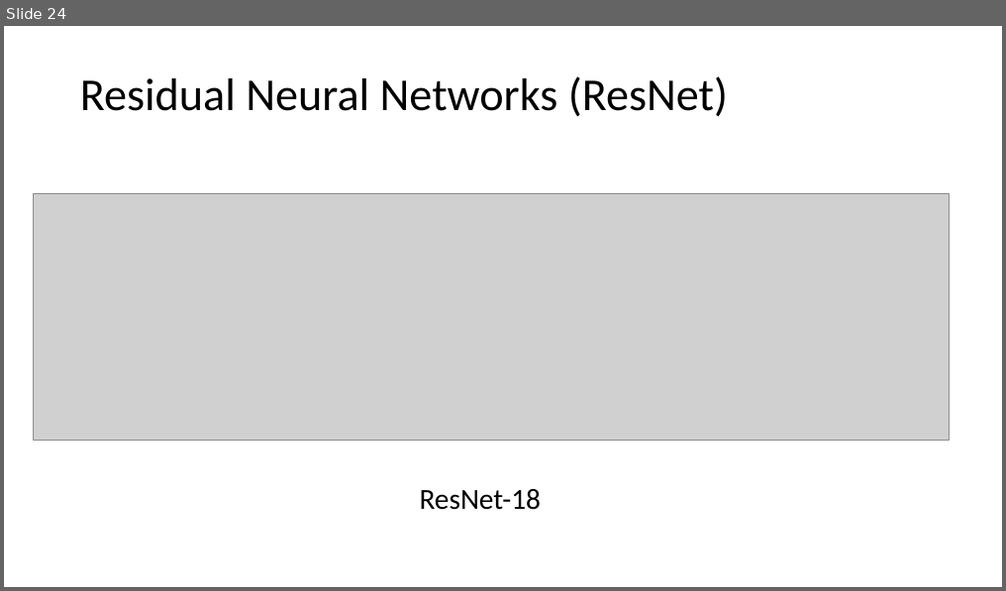
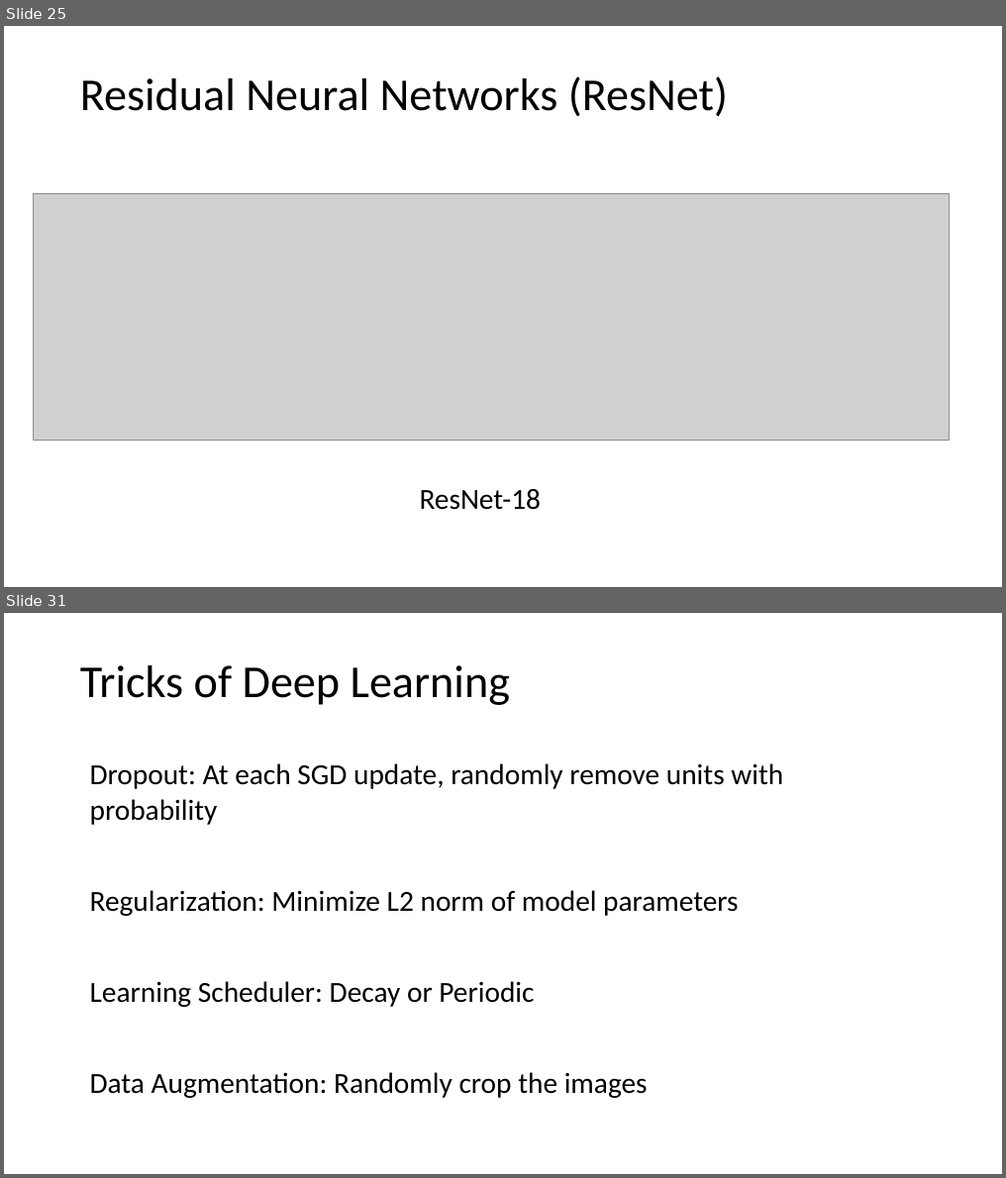
Before and after one commit to tianzheng4/tianzheng4.github.io, a slide deck: _umkc-teaching/slides/Lecture11.pptx. Shown one above the other, each under a label of ours: slide 24 before the commit, slides 25 and 31 after it; the slides between them are not shown. The pictures are 1006x591 and 1006x1178 pixels, drawn with LibreOffice and Linux fonts; fonts in the diff are those of the drawing; grey boxes stand for pictures. Boxes give left, top, right and bottom in pixels: in the first picture for what was removed or moved away, otherwise in the second. Text is boxed around its words. In the diff, an @@ line names an element or a change of style, - is before the commit and + after.

```diff
--- a/_umkc-teaching/slides/Lecture11.pptx
+++ b/_umkc-teaching/slides/Lecture11.pptx
@@ slide 31 added at [4, 613, 1002, 1174], background #FFFFFF @@
@@ title added at [80, 665, 510, 705], 44 pt, text #000000 @@
+Tricks of Deep Learning
@@ text added at [90, 763, 783, 825], 28 pt, text #000000 @@
+Dropout: At each SGD update, randomly remove units with probability
@@ text added at [90, 890, 738, 916], 28 pt, text #000000 @@
+Regularization: Minimize L2 norm of model parameters
@@ text added at [90, 981, 534, 1007], 28 pt, text #000000 @@
+Learning Scheduler: Decay or Periodic
@@ text added at [90, 1072, 648, 1098], 28 pt, text #000000 @@
+Data Augmentation: Randomly crop the images
@@ what was slide 24 is now slide 25 @@
```
Also in this commit, not shown: 6 other slides added, 1 slide removed, 6 other files.
